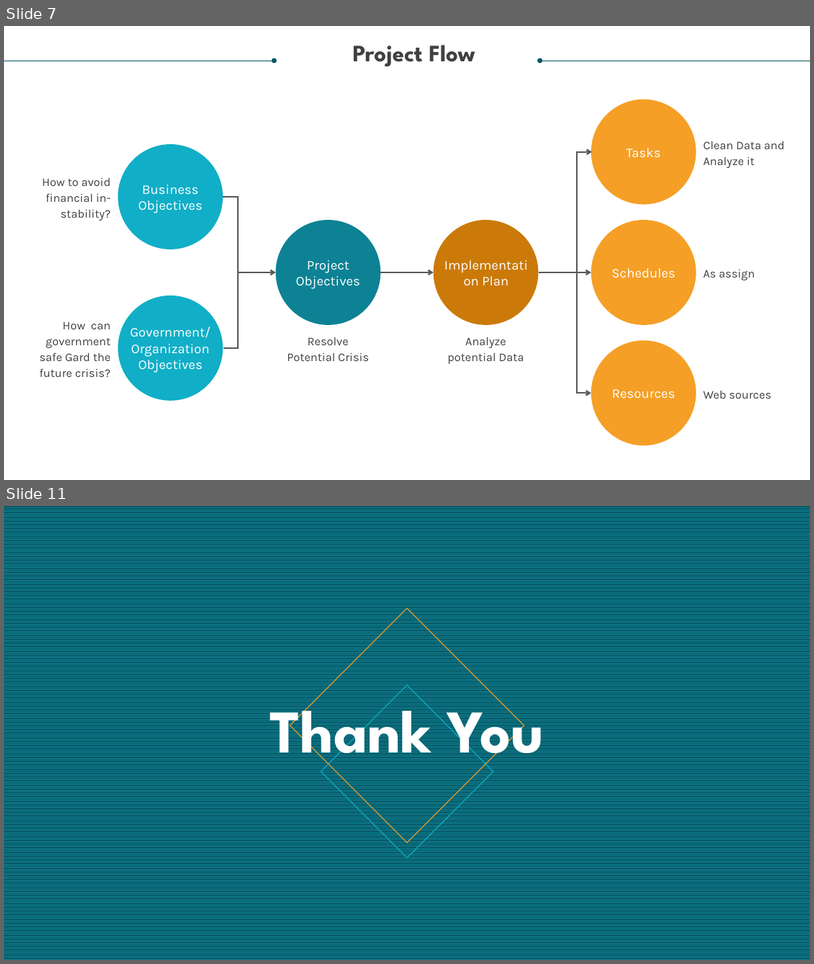
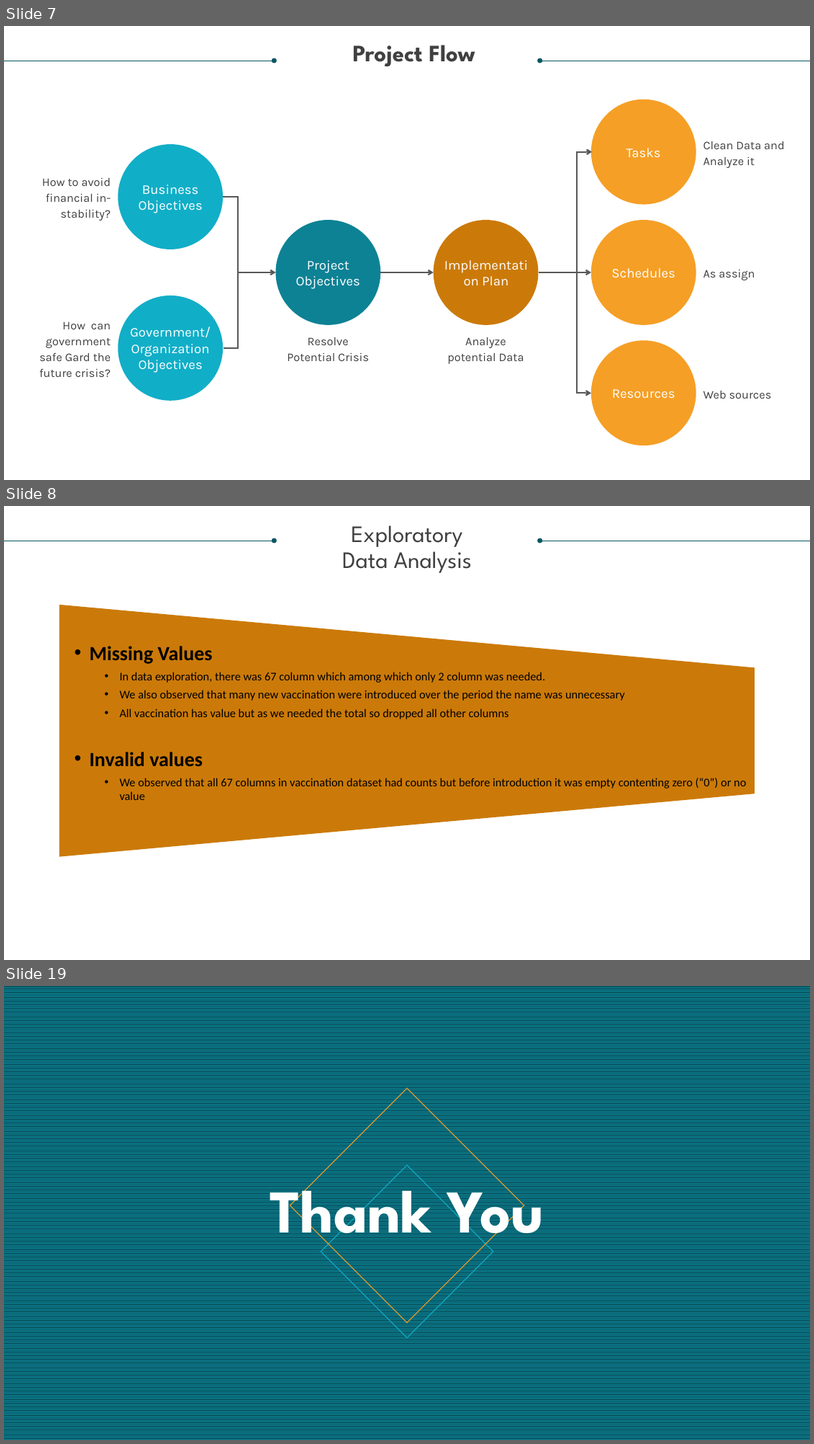
Before and after one commit to Deepsheta/Covid--19-descriptive-Analysis-for-resolving-a-potential-crisis, a slide deck: Covid 19 Resolving a Potential Crisis.pptx. Shown one above the other, each under a label of ours: slides 7 and 11 before the commit, slides 7, 8 and 19 after it; the slides between them are not shown. The pictures are 814x964 and 814x1444 pixels, drawn with LibreOffice and Linux fonts; fonts in the diff are those of the drawing. Boxes give left, top, right and bottom in pixels: in the first picture for what was removed or moved away, otherwise in the second. Text is boxed around its words. In the diff, an @@ line names an element or a change of style, - is before the commit and + after.

```diff
--- a/Covid 19 Resolving a Potential Crisis.pptx
+++ b/Covid 19 Resolving a Potential Crisis.pptx
@@ slide 8 added at box(4, 506, 810, 960), background #FFFFFF @@
@@ text added at box(342, 525, 472, 573), 28 pt, text #404040 @@
+Exploratory
+Data Analysis
@@ arrow added from (4, 541) to (275, 541), #085764 0.5 pt @@
@@ arrow added from (810, 541) to (540, 541), #085764 0.5 pt @@
@@ trapezoid added at box(59, 605, 755, 856), fill #CB7A09 @@
@@ text added at box(90, 646, 746, 800), 14 pt, text #000000 @@
+• Missing Values
+  • In data exploration, there was 67 column which among which only 2 column was needed.
+  • We also observed that many new vaccination were introduced over the period the name was unnecessary
+  • All vaccination has value but as we needed the total so dropped all other columns
+• Invalid values
+  • We observed that all 67 columns in vaccination dataset had counts but before introduction it was empty contenting zero (“0”) or no value
@@ what was slide 11 is now slide 19 @@
```
Also in this commit, not shown: 9 slides changed, 7 other slides added, 2 other files.
